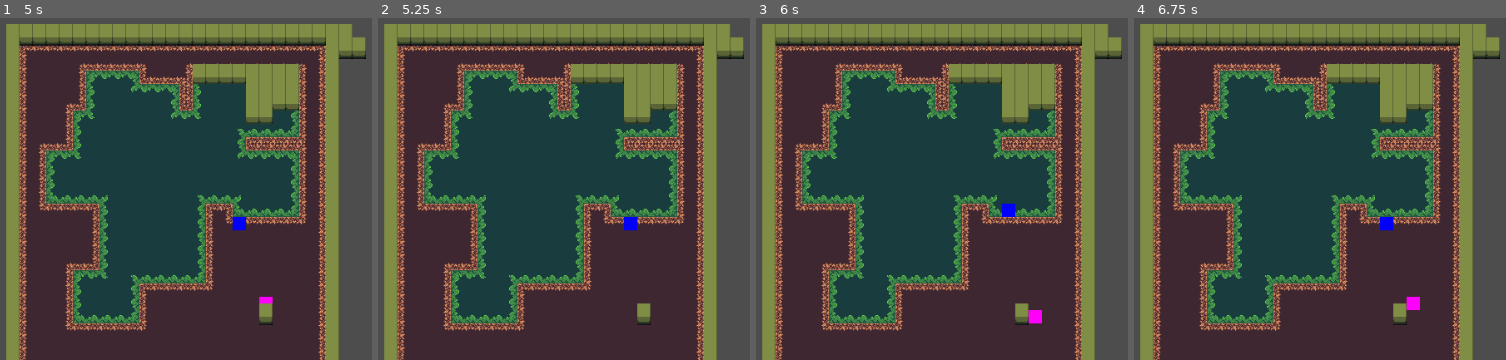
Above: before the commit, frames 1-4 (left to right).
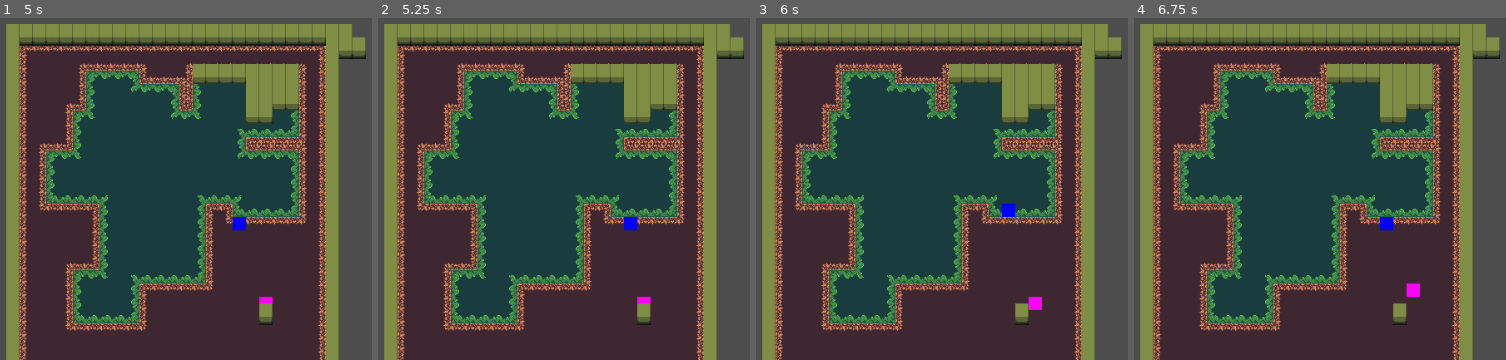
Above: after the commit, the same moments.

Repository: impstudio2024/Brackeys2024-2
Game: Godot game, scene res://Scenes/map.tscn
Same seed, same stepped clock (60 frames per second), same inputs: the game is played once before the commit and once after it.
Inputs (mouse positions are in pixels of both pictures, inside the frame that each line leads up to):
- Up to frame 1 (5 s): tap Enter (ui_accept) at 0.5, 0.77, 1.25, 1.52, 2, 2.75, 3.02, 3.5, 3.77, 4.25, 4.52 s; move the mouse to (outside the picture) at 0.52 s; hold D (move_right) 0.53-1.28 s; tap Space (space) every 0.75 s from 0.6 to 4.35 s; click (outside the picture) at 0.67 s; move the mouse to (193, 158) at 1.27 s; hold S (move_down) 1.28-2.03 s; move the mouse to (outside the picture) at 2.02 s; hold D (move_right) 2.03-2.78 s; move the mouse to (312, 226) at 2.77 s; hold W (move_up) 2.78-3.53 s; click (312, 226) at 2.92 s; move the mouse to (outside the picture) at 3.52 s; hold A (move_left) from 3.53 s (still down); move the mouse to (111, 69) at 4.27 s
- Up to frame 2 (5.25 s): move the mouse to (outside the picture) at 5.02 s; release A (move_left) at 5.03 s; hold S (move_down) from 5.03 s (still down); tap Space (space) at 5.1 s; click (outside the picture) at 5.17 s
- Up to frame 3 (6 s): move the mouse to (990, 24) at 5.77 s; release S (move_down) at 5.78 s; hold D (move_right) from 5.78 s (still down); tap Space (space) at 5.85 s
- Up to frame 4 (6.75 s): tap Enter (ui_accept) at 6.02 s; move the mouse to (outside the picture) at 6.52 s; release D (move_right) at 6.53 s; hold W (move_up) from 6.53 s (still down); tap Space (space) at 6.6 s

Frame 1 is identical in both runs. In frame 2, less than 0.1% of the frame differs, in the area x 69-74%, y 81-84%; in frame 3, 0.3%, in the area x 73-77%, y 81-90%; in frame 4, 0.3%.

Commit message:
Walls block movement
Was only a single line. didnt expect that.

Diff:
--- a/brackeys-2024-2/Singletons/global.gd
+++ b/brackeys-2024-2/Singletons/global.gd
@@ -2,4 +2,5 @@
 
 var map: TileMapLayer
 var entities: TileMapLayer
+var walls: TileMapLayer
 signal character_moved()
--- a/brackeys-2024-2/scripts/characters.gd
+++ b/brackeys-2024-2/scripts/characters.gd
@@ -20,9 +20,11 @@
 			return character as Character
 
 
+	if Global.walls.get_cell_tile_data(map_position + relative_movement): return null
+
 	# move the character
 	var tween = get_tree().create_tween().bind_node(self)
-	tween.tween_property(self,"position",Global.entities.map_to_local(map_position + relative_movement),.1)
+	tween.tween_property(self, "position", Global.entities.map_to_local(map_position + relative_movement), .1)
 	tween.set_ease(Tween.EASE_OUT)
 	tween.set_trans(Tween.TRANS_QUINT)
 	tween.play()
--- a/brackeys-2024-2/scripts/map.gd
+++ b/brackeys-2024-2/scripts/map.gd
@@ -5,3 +5,4 @@
 func _ready() -> void:
 	Global.entities = $Entities
 	Global.map = $Floor
+	Global.walls = $Walls
Not shown: 1 places in brackeys-2024-2/Scenes/map.tscn that only renumber resources
